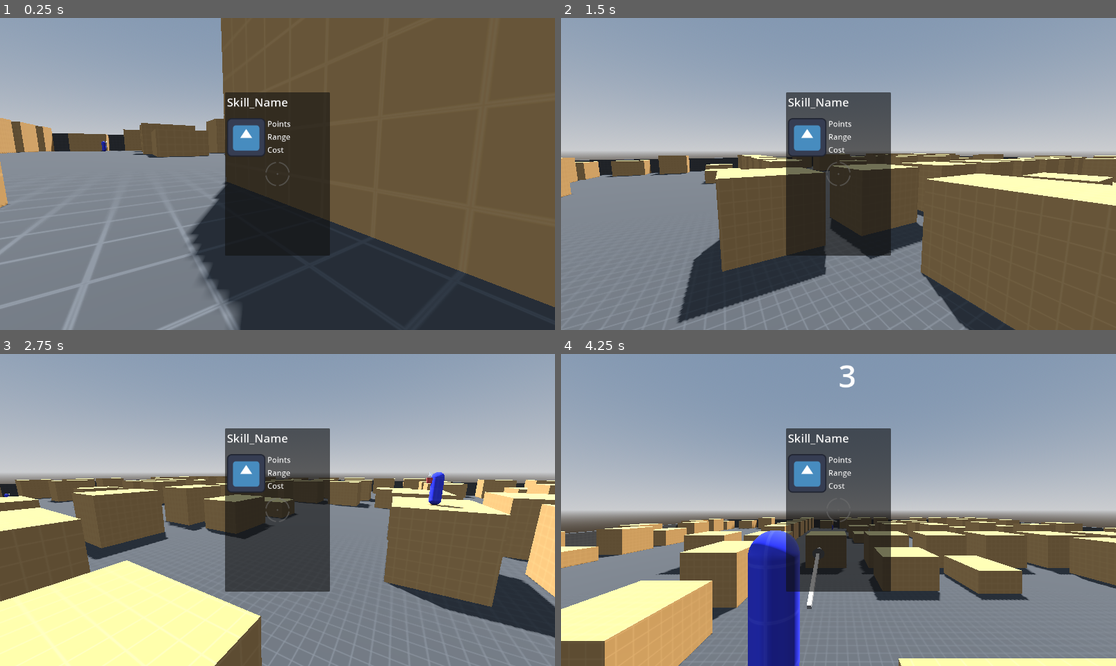
Above: before the commit, frames 1-4 (two rows, left to right).
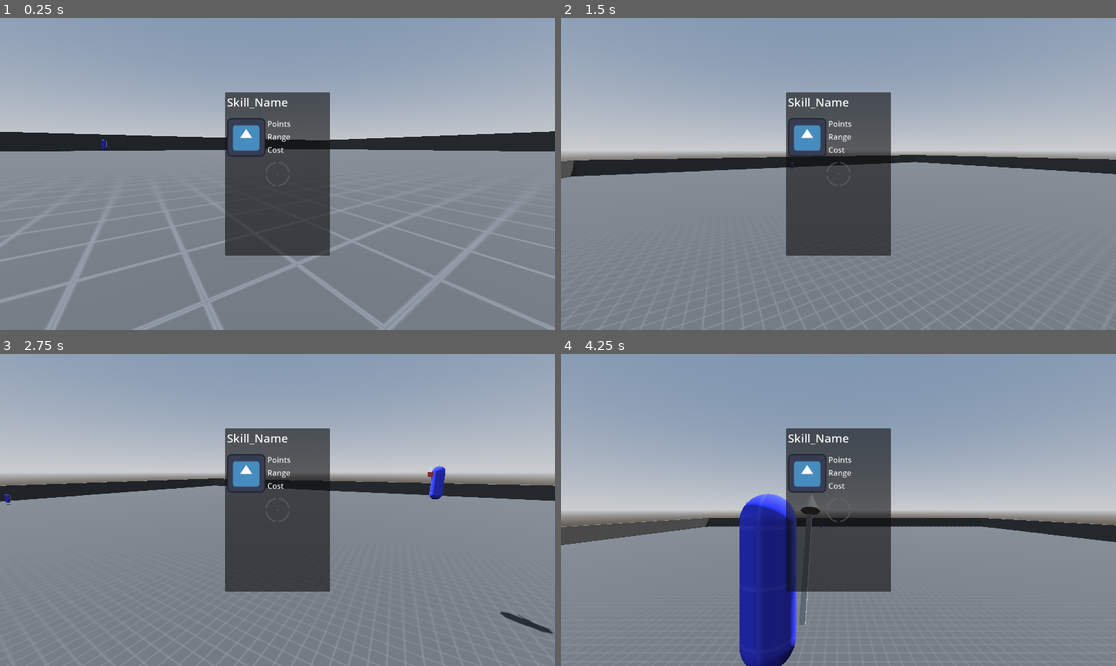
Above: after the commit, the same moments.

Repository: dragontail1616/MT-Battle_turn
Game: Godot game, scene res://Scenes/Systems/GameManager/game_manager.tscn
Same seed, same stepped clock (60 frames per second), same inputs: the game is played once before the commit and once after it. The engine's default icon, where the game draws it, is replaced by a stand-in: a white triangle on a blue panel in a dark square.
Inputs (mouse positions are in pixels of both pictures, inside the frame that each line leads up to):
- Up to frame 1 (0.25 s): no input
- Up to frame 2 (1.5 s): tap Enter (ui_accept) at 0.5 s; move the mouse to (866, 174) at 0.52 s; hold D (right_move) 0.53-1.28 s; hold E (interact) 0.53-1.28 s; click (866, 174) at 0.67 s; tap Space (jump) at 0.77, 1.07 s; tap Shift (run, bound only before the commit) at 0.8, 1.35 s; move the mouse to (810, 174) at 1.27 s; hold S (back_move) from 1.28 s (still down); click (810, 174) at 1.42 s
- Up to frame 3 (2.75 s): tap Space (jump) at 1.52, 1.82 s; tap Mouse wheel up (zoom_in) at 1.55 s; move the mouse to (288, 503) at 2.02 s; release S (back_move) at 2.03 s; hold D (right_move) from 2.03 s (still down); hold Mouse wheel up (zoom_in) from 2.03 s (still down); click (288, 503) at 2.17 s; tap Mouse wheel down (zoom_out) at 2.3 s
- Up to frame 4 (4.25 s): move the mouse to (832, 516) at 2.77 s; release Mouse wheel up (zoom_in) at 2.78 s; tap Mouse wheel down (zoom_out) at 2.85 s; click (832, 516) at 2.92 s; tap Space (jump) at 3.02, 3.05, 3.32 s; move the mouse to (877, 513) at 3.52 s; release D (right_move) at 3.53 s; hold A (left_move) from 3.53 s (still down); hold Space (jump) from 3.53 s (still down); click (877, 513) at 3.67 s; tap E (interact) at 3.8 s; right-click (877, 513) at 4.15 s

The runs differ from the first frame. In frame 1, 65% of the frame differs, in the area x 0-100%, y 0-100%; in frame 2, 35%; in frame 3, 38%; in frame 4, 27%.
Error after the commit: Invalid access to property or key 'input_controller' on a base object of type 'CharacterBody3D (Character)'. (res://Scripts/StateMachine/States/movement_state.…

Commit message:
cambios controllers

Diff:
--- a/Scenes/Levels/level.gd
+++ b/Scenes/Levels/level.gd
@@ -4,3 +4,4 @@
 @onready var characters_node: Node3D = $Characters
 @onready var objects_node: Node3D = $Objects
 @onready var spawns_node: Node3D = $Spawns
+@onready var navigation_region: NavigationRegion3D = $Enviroment/NavigationRegion3D
--- a/Scenes/Levels/level_template.tscn
+++ b/Scenes/Levels/level_template.tscn
@@ -16,6 +16,10 @@
 sky = SubResource("Sky_wks4m")
 tonemap_mode = 2
 
+[sub_resource type="NavigationMesh" id="NavigationMesh_nqhii"]
+vertices = PackedVector3Array(-49.5, 3.5500002, -49.5, -49.5, 3.5500002, -36.25, -49, 3.5500002, -49.25, -48.25, 0.5500001, -48.25, -48.25, 0.5500001, 48.5, 48.5, 0.5500001, 48.5, 48.5, 0.5500001, -48.25)
+polygons = [PackedInt32Array(2, 1, 0), PackedInt32Array(6, 5, 3), PackedInt32Array(3, 5, 4)]
+
 [sub_resource type="StandardMaterial3D" id="StandardMaterial3D_nqhii"]
 albedo_texture = ExtResource("1_nqhii")
 uv1_triplanar = true
@@ -36,24 +40,28 @@
 transform = Transform3D(-0.8660254, -0.43301278, 0.24999999, -0.041073598, 0.5599205, 0.82752764, -0.49831015, 0.7063915, -0.5026908, 0, 0, 0)
 shadow_enabled = true
 
-[node name="CSG_Terrain" type="CSGCombiner3D" parent="Enviroment"]
+[node name="NavigationRegion3D" type="NavigationRegion3D" parent="Enviroment"]
+transform = Transform3D(1, 0, 0, 0, 1, 0, 0, 0, 1, -0.05, 0, -0.05)
+navigation_mesh = SubResource("NavigationMesh_nqhii")
+
+[node name="CSG_Terrain" type="CSGCombiner3D" parent="Enviroment/NavigationRegion3D"]
 layers = 2
 use_collision = true
 
-[node name="CSGBox3D" type="CSGBox3D" parent="Enviroment/CSG_Terrain"]
+[node name="CSGBox3D" type="CSGBox3D" parent="Enviroment/NavigationRegion3D/CSG_Terrain"]
 transform = Transform3D(1, 0, 0, 0, 1, 0, 0, 0, 1, 0, 1.5000001, 0)
 size = Vector3(100, 3.4, 100)
 material = SubResource("StandardMaterial3D_nqhii")
 
-[node name="CSGBox3D115" type="CSGBox3D" parent="Enviroment/CSG_Terrain"]
+[node name="CSGBox3D115" type="CSGBox3D" parent="Enviroment/NavigationRegion3D/CSG_Terrain"]
 transform = Transform3D(1, 0, 0, 0, 1, 0, 0, 0, 1, 0, 1.7, 0)
 operation = 2
 size = Vector3(98, 3.1, 98)
 material = SubResource("StandardMaterial3D_nqhii")
 
 [node name="CSG_Obstables" type="CSGCombiner3D" parent="Enviroment"]
+visible = false
 layers = 2
-use_collision = true
 collision_layer = 2
 collision_mask = 5
 
--- /dev/null
+++ b/Scenes/Mods/Character/ai_controller.gd
@@ -0,0 +1,14 @@
+class_name AIController
+extends InputController
+
+@export var aim_speed: float = 90.0
+@export var power_speed: float = 0.5
+@export var reaction_time: float = 1.2
+@export var error_angle: float = 5.0
+
+var i_frame: InputFrame
+
+func get_input_frame(event: InputEvent = null) -> InputFrame:
+	i_frame = InputFrame.new()
+
+	return i_frame
--- /dev/null
+++ b/Scenes/UI/DebugPanel/debug_panel.gd
@@ -0,0 +1,28 @@
+class_name Debug
+extends CanvasLayer
+
+var properties: Array = []
+
+@onready var properties_list: VBoxContainer = $Debug/PanelContainer/PropertiesList
+
+const fps_ms: int = 16
+
+func _ready() -> void:
+	Global.debug = self
+	visible = false
+
+func add_debug_property(id: StringName, value, time_in_frames: int) -> void:
+	if properties.has(id):
+		@warning_ignore("integer_division")
+		if Time.get_ticks_msec() / fps_ms % time_in_frames == 0:
+			var target: Label = properties_list.find_child(id, true, false)
+			target.text = id + ": " + str(value)
+	else:
+		var target: Label = Label.new()
+		properties_list.add_child(target)
+		target.name = id
+		target.text = id + ": " + str(value)
+		properties.append(id)
+
+func control_debug_panel() -> void:
+	visible = !visible
--- /dev/null
+++ b/Scenes/UI/DebugPanel/debug_panel.tscn
@@ -0,0 +1,21 @@
+[gd_scene load_steps=2 format=3 uid="uid://cjbfl1y0fkm2y"]
+
+[ext_resource type="Script" uid="uid://df607d8g48pww" path="res://Scenes/UI/DebugPanel/debug_panel.gd" id="1_m35fn"]
+
+[node name="DebugPanel" type="CanvasLayer"]
+script = ExtResource("1_m35fn")
+
+[node name="Debug" type="Control" parent="."]
+layout_mode = 3
+anchors_preset = 0
+
+[node name="PanelContainer" type="PanelContainer" parent="Debug"]
+custom_minimum_size = Vector2(260, 360)
+layout_mode = 0
+offset_left = 32.0
+offset_top = 32.0
+offset_right = 272.0
+offset_bottom = 392.0
+
+[node name="PropertiesList" type="VBoxContainer" parent="Debug/PanelContainer"]
+layout_mode = 2
--- a/Scenes/UI/ui_manager.gd
+++ b/Scenes/UI/ui_manager.gd
@@ -5,6 +5,7 @@
 @export var character: Character
 @export var hud: HUDManager
 @export var menu_pause: MenuPausaManager
+@export var debug_panel: Debug
 
 #TODO por el momento los menu hud(inventario) y menupausa se puede combinar
 #se debe hacer ajustes para que el inventario se cierre o deje de funcionar el popup
@@ -15,10 +16,11 @@
 
 func _input(event: InputEvent) -> void:
 	if event.is_action_pressed("inventory") and not get_tree().paused:
-		hud.control_inventory()
+		control_inventory()
 	if event.is_action_pressed("pause"):
-		menu_pause.control_game_pause()
-		hud.hud_visible = !menu_pause.game_paused
+		control_pause_menu()
+	if event.is_action_pressed("debug"):
+		control_debug_panel()
 
 static func add_hud_manager(parent: Node = null) -> HUDManager:
 	var hud_scene: PackedScene = load(Constants.ui_scenes_path.hud_manager)
@@ -33,3 +35,15 @@
 	if parent:
 		parent.add_child(new_menu_pause)
 	return new_menu_pause
+
+func control_inventory() -> void:
+	hud.control_inventory()
+
+func control_pause_menu() -> void:
+	menu_pause.control_game_pause()
+	debug_panel.visible = !menu_pause.game_paused
+	hud.hud_visible = !menu_pause.game_paused
+
+func control_debug_panel() -> void:
+	debug_panel.control_debug_panel()
+	get_viewport().set_input_as_handled()
--- a/Scenes/UI/ui_manager.tscn
+++ b/Scenes/UI/ui_manager.tscn
@@ -1,10 +1,11 @@
-[gd_scene load_steps=4 format=3 uid="uid://bwhk6en222i67"]
+[gd_scene load_steps=5 format=3 uid="uid://bwhk6en222i67"]
 
 [ext_resource type="Script" uid="uid://3ycwh860ngrd" path="res://Scenes/UI/ui_manager.gd" id="1_6pb3g"]
 [ext_resource type="PackedScene" uid="uid://6ukgc5urouio" path="res://Scenes/UI/HUD/hud.tscn" id="2_huwks"]
 [ext_resource type="PackedScene" uid="uid://dl6abuv2wbtbo" path="res://Scenes/UI/MenuPausa/menu_pausa.tscn" id="3_1bij0"]
+[ext_resource type="PackedScene" uid="uid://cjbfl1y0fkm2y" path="res://Scenes/UI/DebugPanel/debug_panel.tscn" id="4_88ycu"]
 
-[node name="UIManager" type="Control" node_paths=PackedStringArray("hud", "menu_pause")]
+[node name="UIManager" type="Control" node_paths=PackedStringArray("hud", "menu_pause", "debug_panel")]
 process_mode = 3
 layout_mode = 3
 anchors_preset = 15
@@ -15,7 +16,10 @@
 script = ExtResource("1_6pb3g")
 hud = NodePath("HUD")
 menu_pause = NodePath("MenuPausa")
+debug_panel = NodePath("DebugPanel")
 
 [node name="HUD" parent="." instance=ExtResource("2_huwks")]
 
 [node name="MenuPausa" parent="." instance=ExtResource("3_1bij0")]
+
+[node name="DebugPanel" parent="." instance=ExtResource("4_88ycu")]
--- /dev/null
+++ b/Scripts/Classes/input_frame.gd
@@ -0,0 +1,15 @@
+class_name InputFrame
+extends RefCounted
+
+var direction: Vector2
+var mouse_move: Vector2
+var zoom_in: bool
+var zoom_out: bool
+var jump: bool
+var channeling: float
+var falling: bool
+var sprint: bool
+var interact:bool
+var inventory: bool
+var pause:bool
+var power: float
--- a/Scripts/Globals/constants.gd
+++ b/Scripts/Globals/constants.gd
@@ -33,6 +33,19 @@
 	SPECIAL
 }
 
+enum ControlType {
+	NONE,
+	PLAYER,
+	AI
+}
+
+enum CameraMode {
+	FOLLOW,
+	ORBITAL,
+	FREE,
+	STRATEGIC
+}
+
 const items_path: Dictionary[String, String] = {
 	"stone_cannon": "uid://c00vpqhply67v"
 }
--- /dev/null
+++ b/Scripts/Globals/global.gd
@@ -0,0 +1,4 @@
+extends Node
+
+var game_manager: GameManager
+var debug: Debug
--- a/Scripts/Globals/utils.gd
+++ b/Scripts/Globals/utils.gd
@@ -2,6 +2,39 @@
 extends Node
 
 static var rnd: RandomNumberGenerator = RandomNumberGenerator.new()
+
+static func spawn_node(s: PackedScene, parent = null) -> Node:
+	var instance:= s.instantiate()
+	parent.add_child(instance)
+	return instance
+
+static func spawn_node_position(s: PackedScene, pos = null, parent = null) -> Node:
+	var instance:= s.instantiate()
+	parent.add_child(instance)
+	instance.global_position = pos
+	return instance
+
+static func spawn_node_method(s: PackedScene, parent = null, ...arg) -> Node:
+	var instance:= s.instantiate()
+	parent.add_child(instance)
+	for a in arg:
+		if instance.get_method_list().has(a[0]): # modificarse por lo que devuelve get_method_list
+			instance.set(a[0], a[1])
+	return instance
+
+static func plane_to_vector3(plane: Vector2, height: float = 0.0) -> Vector3:
+	return Vector3(plane.x, height, plane.y)
+
+static func debug_print(...arg) -> void:
+	var print_text: String = ""
+
+	for a in arg:
+		if not a is String:
+			a = str(a)
+		print_text += a + ("" if arg.back() == a else " ")
+
+	push_warning(print_text)
+
 
 #region Random Funtions
 static func set_seed(_seed: int) -> void:
@@ -10,24 +43,38 @@
 static func get_seed() -> int:
 	return rnd.seed
 
-static func rand_int(_max_limit: int) -> int:
+static func rand_int(_max_limit: int = 100) -> int:
+	if is_null(_max_limit): return -1
 	return rnd.randi() % _max_limit
 
 static func rand_float(_max_limit: int = 1) -> float:
+	if is_null(_max_limit): return -1
 	return (rnd.randf() * _max_limit)
 
-static func random_int(_min_limit:int, _max_limit:int) -> int:
+static func rand_vector2(limit: float) -> Vector2:
+	if is_null(limit): return Vector2.ZERO
+	return random_mirror_vector2(Vector2(limit, limit))
+
+static func rand_vector3(limit: float) -> Vector3:
+	if is_null(limit): return Vector3.ZERO
+	return random_mirror_vector3(Vector3(limit, limit, limit))
+
+static func random_int(_min_limit:int = 0, _max_limit:int = 100) -> int:
+	if is_null(_min_limit) or is_null(_max_limit): return -1
 	return rnd.randi_range(_min_limit, _max_limit)
 
-static func random_float(_min_limit:float, _max_limit:float) -> float:
+static func random_float(_min_limit:float = 0.0, _max_limit:float = 1.0) -> float:
+	if is_null(_min_limit) or is_null(_max_limit): return -1
 	return rnd.randf_range(_min_limit, _max_limit)
 
 static func random_vector2(_min_limit:Vector2, _max_limit:Vector2) -> Vector2:
+	if is_null(_min_limit) or is_null(_max_limit): return Vector2.ZERO
 	var x_range: float = rnd.randf_range(_min_limit.x, _max_limit.x)
 	var y_range: float = rnd.randf_range(_min_limit.y, _max_limit.y)
 	return Vector2(x_range, y_range)
 
 static func random_vector2i(_min_limit:Vector2, _max_limit:Vector2) -> Vector2:
+	if is_null(_min_limit) or is_null(_max_limit): return Vector2.ZERO
 	var _min_limit_int: Vector2i = Vector2i(_min_limit)
 	var _max_limit_int: Vector2i = Vector2i(_max_limit)
 	var x_range: int = rnd.randi_range(_min_limit_int.x, _max_limit_int.x)
@@ -35,12 +82,14 @@
 	return Vector2(x_range, y_range)
 
 static func random_vector3(_min_limit:Vector3, _max_limit:Vector3) -> Vector3:
+	if is_null(_min_limit) or is_null(_max_limit): return Vector3.ZERO
 	var x_range: float = rnd.randf_range(_min_limit.x, _max_limit.x)
 	var y_range: float = rnd.randf_range(_min_limit.y, _max_limit.y)
 	var z_range: float = rnd.randf_range(_min_limit.z, _max_limit.z)
 	return Vector3(x_range, y_range, z_range)
 
 static func random_vector3i(_min_limit:Vector3, _max_limit:Vector3) -> Vector3:
+	if is_null(_min_limit) or is_null(_max_limit): return Vector3.ZERO
 	var _min_limit_int: Vector3i = Vector3i(_min_limit)
 	var _max_limit_int: Vector3i = Vector3i(_max_limit)
 	var x_range: int = rnd.randi_range(_min_limit_int.x, _max_limit_int.x)
@@ -48,30 +97,41 @@
 	var z_range: int = rnd.randi_range(_min_limit_int.z, _max_limit_int.z)
 	return Vector3(x_range, y_range, z_range)
 
+static func random_mirror_int(limit:int = 10) -> int:
+	if is_null(limit): return 0
+	return rnd.randi_range(-limit, limit)
+
+static func random_mirror_float(limit: float = 1.0) -> float:
+	if is_null(limit): return 0.0
+	return rnd.randf_range(-limit, limit)
+
 static func random_mirror_vector2(limit: Vector2) -> Vector2:
+	if is_null(limit): return Vector2.ZERO
 	return random_vector2(-limit, limit)
 
 static func random_mirror_vector2i(limit: Vector2) -> Vector2:
+	if is_null(limit): return Vector2i.ZERO
 	return random_vector2i(-limit, limit)
 
 static func random_mirror_vector3(limit: Vector3) -> Vector3:
+	if is_null(limit): return Vector3.ZERO
 	return random_vector3(-limit, limit)
 
 static func random_mirror_vector3i(limit: Vector3) -> Vector3:
+	if is_null(limit): return Vector3.ZERO
 	return random_vector3i(-limit, limit)
 
-static func random_mirror_int(limit:int) -> int:
-	return rnd.randi_range(-limit, limit)
-
-static func random_mirror_float(limit: float) -> float:
-	return rnd.randf_range(-limit, limit)
-
 static func random_array_pick(array: Array) -> Variant:
+	if array.is_empty(): return null
 	var i = random_int(0, array.size())
 	return array[i]
 
 static func random_dict_pick(dict: Dictionary) -> Variant:
+	if dict.is_empty(): return null
 	var i = random_array_pick(dict.keys())
 	return dict[i]
 
 #endregion Random Funtions
+
+static func is_null(value: Variant) -> bool:
+	return value == null
--- a/Scripts/Skills/skill_controller.gd
+++ b/Scripts/Skills/skill_controller.gd
@@ -9,6 +9,7 @@
 	EVENT
 }
 
+@export var character: Character
 @export var skill_type_selected: SkillType = SkillType.NONE
 @export var skill_scene: PackedScene
 @export var camera: Camera3D
@@ -19,7 +20,7 @@
 var direccion: Vector3 = Vector3.ZERO
 
 func _unhandled_input(event: InputEvent) -> void:
-	if event.is_action("skill"):
+	if event.is_action("skill") and character.character_active:
 		if event.is_action_pressed("skill"):
 			_projectile_preview = preview_projectile()
 		if event.is_action_released("skill"):
--- a/Scripts/State_Machine/States/move_state.gd
+++ b/Scripts/StateMachine/States/fall_state.gd
@@ -1,12 +1,17 @@
-class_name RunState
+class_name FallState
 extends MovementState
 
+var max_height_resistence: float = 0.0
 
 func enter() -> void:
 	super.enter()
 
 func input(event: InputEvent) -> void:
 	super.input(event)
+
+	if i_frame.falling:
+		target.control_jump(target.velocity.y * 0.6, get_physics_process_delta_time())
+
 
 func update_process(_delta: float) -> void:
 	pass
@@ -15,20 +20,13 @@
 	if not target:
 		return
 
-	if Input.is_action_just_pressed("jump") and target.is_on_floor():
-		change_next_state.emit("jumpstate")
+	super.update_physics_process(delta)
 
-	if Input.is_action_pressed("run"):
+	if i_frame.sprint and target.is_on_floor():
 		change_next_state.emit("sprintstate")
 
-	if target.velocity.y > 0.0:
-		change_next_state.emit("fallstate")
-
-	if abs(target.velocity.length()) < 0.1:
+	if target.is_on_floor():
 		change_next_state.emit("idlestate")
 
-	super.update_physics_process(delta)
-
 func exit() -> void:
-	if animation:
-		animation.stop()
+	super.exit()
--- /dev/null
+++ b/Scripts/StateMachine/States/idle_state.gd
@@ -0,0 +1,34 @@
+class_name IdleState
+extends MovementState
+
+func enter() -> void:
+	super.enter()
+	target.velocity.x = 0.0
+	target.velocity.z = 0.0
+
+func input(event: InputEvent) -> void:
+	super.input(event)
+
+func update_process(_delta: float) -> void:
+	pass
+
+func update_physics_process(delta: float) -> void:
+	if not target:
+		return
+
+	super.update_physics_process(delta)
+
+	if i_frame.jump and target.is_on_floor():
+		change_next_state.emit("jumpstate")
+
+	if target.velocity.y > 0.0:
+		change_next_state.emit("fallstate")
+
+	if target.velocity.length() > 0.1:
+		change_next_state.emit("runstate")
+
+	if i_frame.sprint:
+		change_next_state.emit("sprintstate")
+
+func exit() -> void:
+	super.exit()
--- a/Scripts/State_Machine/States/jump_state.gd
+++ b/Scripts/StateMachine/States/jump_state.gd
@@ -3,7 +3,7 @@
 
 func enter() -> void:
 	super.enter()
-	target.contro_jump(jump_force, get_physics_process_delta_time())
+	target.control_jump(jump_force, get_physics_process_delta_time())
 
 func input(event: InputEvent) -> void:
 	super.input(event)
--- a/Scripts/State_Machine/States/idle_state.gd
+++ b/Scripts/StateMachine/States/move_state.gd
@@ -1,5 +1,6 @@
-class_name IdleState
+class_name RunState
 extends MovementState
+
 
 func enter() -> void:
 	super.enter()
@@ -14,19 +15,19 @@
 	if not target:
 		return
 
-	if Input.is_action_just_pressed("jump") and target.is_on_floor():
+	super.update_physics_process(delta)
+
+	if i_frame.jump and target.is_on_floor():
 		change_next_state.emit("jumpstate")
+
+	if i_frame.sprint:
+		change_next_state.emit("sprintstate")
 
 	if target.velocity.y > 0.0:
 		change_next_state.emit("fallstate")
 
-	if target.velocity.length() > 0.1:
-		change_next_state.emit("runstate")
-
-	if Input.is_action_pressed("run"):
-		change_next_state.emit("sprintstate")
-
-	super.update_physics_process(delta)
+	if abs(target.velocity.length()) < 0.1:
+		change_next_state.emit("idlestate")
 
 
 func exit() -> void:
--- a/Scripts/State_Machine/States/movement_state.gd
+++ b/Scripts/StateMachine/States/movement_state.gd
@@ -7,6 +7,8 @@
 @export var holding_speed: float = 2.5
 @export var jump_force: float = 300.0
 @export var state_animation: String
+
+var i_frame: InputFrame
 
 var _current_speed: float = 0.0
 var _current_accel: float = 0.0
@@ -36,8 +38,8 @@
 	_current_accel = state_accel
 	_current_desacel = state_desaccel
 
-func input(_event: InputEvent) -> void:
-	pass
+func input(event: InputEvent) -> void:
+	i_frame = target.input_controller.get_input_frame(event)
 
 func update_process(_delta: float) -> void:
 	pass
@@ -45,8 +47,10 @@
 func update_physics_process(delta: float) -> void:
 	if not target:
 		return
-	_is_channeling = Input.is_action_pressed("skill")
-	_current_speed = holding_speed if Input.is_action_pressed("skill") else state_speed
+
+	i_frame = target.input_controller.get_input_frame()
+	_is_channeling = i_frame.channeling
+	_current_speed = holding_speed if _is_channeling else state_speed
 
 	target.control_gravity(delta)
 	target.control_direction(_current_speed, _current_accel, _current_desacel, delta)
--- a/Scripts/State_Machine/States/run_state.gd
+++ b/Scripts/StateMachine/States/run_state.gd
@@ -5,10 +5,10 @@
 	super.enter()
 
 func input(event: InputEvent) -> void:
-	if event.is_action_released("run"):
+	super.input(event)
+	if not i_frame.sprint:
 		change_next_state.emit("runstate")
 
-		super.input(event)
 
 func update_process(_delta: float) -> void:
 	pass
@@ -16,7 +16,10 @@
 func update_physics_process(delta: float) -> void:
 	if not target:
 		return
-	if Input.is_action_just_pressed("jump") and target.is_on_floor():
+
+	super.update_physics_process(delta)
+
+	if i_frame.jump and target.is_on_floor():
 		change_next_state.emit("jumpstate")
 
 	if target.velocity.y > 0.0:
@@ -25,7 +28,6 @@
 	if abs(target.velocity.length()) < 0.1:
 		change_next_state.emit("idlestate")
 
-	super.update_physics_process(delta)
 
 func exit() -> void:
 	super.exit()
--- a/Scripts/State_Machine/state_machine.gd
+++ b/Scripts/StateMachine/state_machine.gd
@@ -4,6 +4,7 @@
 @warning_ignore("unused_signal")
 signal state_changed(from: String, to: String)
 
+@export var enable: bool = true
 @export var debug_state_machine: bool = false
 @export var initial_state: State
 @export var target: Character
@@ -14,8 +15,9 @@
 var _current_state: State
 
 func _ready() -> void:
-	if not initial_state:
+	if not initial_state or not enable:
 		push_warning("StateMachine: initial_state is null")
+		set_process(false)
 		set_physics_process(false)
 		return
 
@@ -34,41 +36,25 @@
 	if _current_state: _current_state.input(event)
 
 func _process(delta: float) -> void:
-	if _current_state: _current_state.update_process(delta)
+	if _current_state:
+		_current_state.update_process(delta)
+		Global.debug.add_debug_property("Current State" + target.name, _current_state.name, 20)
+		Global.debug.add_debug_property("velocity" + target.name, target.velocity.length(), 20)
 
 func _physics_process(delta: float) -> void:
 	if _current_state: _current_state.update_physics_process(delta)
 
 func change_next_state(name_next_state: String) -> void:
-	if not target.character_active:
-		return
 	if debug_state_machine:
-		debug_print("Changing state from:", _current_state.name.to_lower(), "to:", name_next_state)
+		Utils.debug_print(target.name, "Changing state from:", _current_state.name.to_lower(), "to:", name_next_state)
 
 	if not states.has(name_next_state):
-		debug_print("State doesn't exist:", name_next_state)
-		return
-	else:
-		var prev_state: State = _current_state
-		var new_state: State = states.get(name_next_state.to_lower())
-		_current_state.exit()
-		_current_state = new_state
-		_current_state.enter()
-		state_changed.emit(prev_state.name.to_lower(), new_state.name.to_lower())
-
-func set_paused(paused: bool) -> void:
-	set_process(!paused)
-	set_physics_process(!paused)
-
-func debug_print(...arg) -> void:
-	if not debug_state_machine:
+		Utils.debug_print("State doesn't exist:", name_next_state)
 		return
 
-	var print_text: String = ""
-
-	for a in arg:
-		if not a is String:
-			a = str(a)
-		print_text += a + ("" if arg.back() == a else " ")
-
-	push_warning(print_text)
+	var prev_state: State = _current_state
+	var new_state: State = states.get(name_next_state.to_lower())
+	_current_state.exit()
+	_current_state = new_state
+	_current_state.enter()
+	state_changed.emit(prev_state.name.to_lower(), new_state.name.to_lower())
--- a/Scripts/State_Machine/States/fall_state.gd
+++ /dev/null
@@ -1,31 +0,0 @@
-class_name FallState
-extends MovementState
-
-var max_height: float = 0.0
-
-func enter() -> void:
-	super.enter()
-
-func input(event: InputEvent) -> void:
-	if event.is_action_released("jump"):
-		target.contro_jump(target.velocity.y * 0.6, get_physics_process_delta_time())
-
-	super.input(event)
-
-func update_process(_delta: float) -> void:
-	pass
-
-func update_physics_process(delta: float) -> void:
-	if not target:
-		return
-
-	if Input.is_action_pressed("run") and target.is_on_floor():
-		change_next_state.emit("sprintstate")
-
-	if target.is_on_floor():
-		change_next_state.emit("idlestate")
-
-	super.update_physics_process(delta)
-
-func exit() -> void:
-	super.exit()
--- a/project.godot
+++ b/project.godot
@@ -20,14 +20,13 @@
 Shaker="*res://addons/shaker/src/Shaker.gd"
 Popups="*res://Scenes/UI/HUD/Inventary/popups.tscn"
 GameRule="*res://Scripts/Globals/game_rule.gd"
-
-[editor]
-
-script/templates_search_path="res://Scripts/templates"
+BeehaveGlobalMetrics="*res://addons/beehave/metrics/beehave_global_metrics.gd"
+BeehaveGlobalDebugger="*res://addons/beehave/debug/global_debugger.gd"
+Global="*res://Scripts/Globals/global.gd"
 
 [editor_plugins]
 
-enabled=PackedStringArray("res://addons/shaker/plugin.cfg")
+enabled=PackedStringArray("res://addons/beehave/plugin.cfg", "res://addons/script-tabs/plugin.cfg", "res://addons/shaker/plugin.cfg")
 
 [file_customization]
 
@@ -71,7 +70,7 @@
 "events": [Object(InputEventKey,"resource_local_to_scene":false,"resource_name":"","device":-1,"window_id":0,"alt_press …(191 unchanged characters)…
 ]
 }
-run={
+sprint={
 "deadzone": 0.2,
 "events": [Object(InputEventKey,"resource_local_to_scene":false,"resource_name":"","device":-1,"window_id":0,"alt_press …(195 unchanged characters)…
 ]
@@ -111,6 +110,11 @@
 "events": [Object(InputEventKey,"resource_local_to_scene":false,"resource_name":"","device":-1,"window_id":0,"alt_press …(195 unchanged characters)…
 ]
 }
+debug={
+"deadzone": 0.2,
+"events": [Object(InputEventKey,"resource_local_to_scene":false,"resource_name":"","device":-1,"window_id":0,"alt_pressed":false,"shift_pressed":false,"ctrl_pressed":false,"meta_pressed":false,"pressed":false,"keycode":0,"physical_keycode":96,"key_label":0,"unicode":96,"location":0,"echo":false,"script":null)
+]
+}
 
 [layer_names]
 
Not shown: 1 places in Scenes/Levels/level_template.tscn that only renumber resources
Not shown, removed: Scenes/Systems/GameManager/game_manager_prev_script.txt
Not shown, added: Scenes/UI/DebugPanel/debug_panel.gd.uid
Not shown, added: Scripts/Classes/input_frame.gd.uid
Renamed: Scripts/Globals/team.gd -> Scripts/Classes/team.gd
Renamed: Scripts/Globals/team.gd.uid -> Scripts/Classes/team.gd.uid
Not shown, added: Scripts/Globals/global.gd.uid
Renamed: Scripts/State_Machine/States/fall_state.gd.uid -> Scripts/StateMachine/States/fall_state.gd.uid
Renamed: Scripts/State_Machine/States/idle_state.gd.uid -> Scripts/StateMachine/States/idle_state.gd.uid
Renamed: Scripts/State_Machine/States/jump_state.gd.uid -> Scripts/StateMachine/States/jump_state.gd.uid
Renamed: Scripts/State_Machine/States/move_state.gd.uid -> Scripts/StateMachine/States/move_state.gd.uid
Renamed: Scripts/State_Machine/States/movement_state.gd.uid -> Scripts/StateMachine/States/movement_state.gd.uid
(and 7 more such lines)
